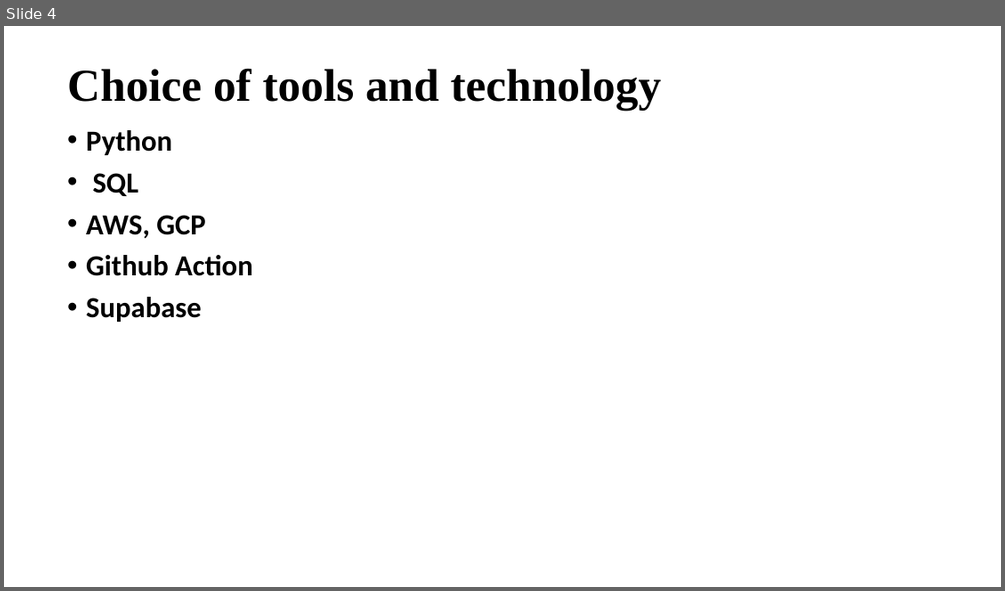
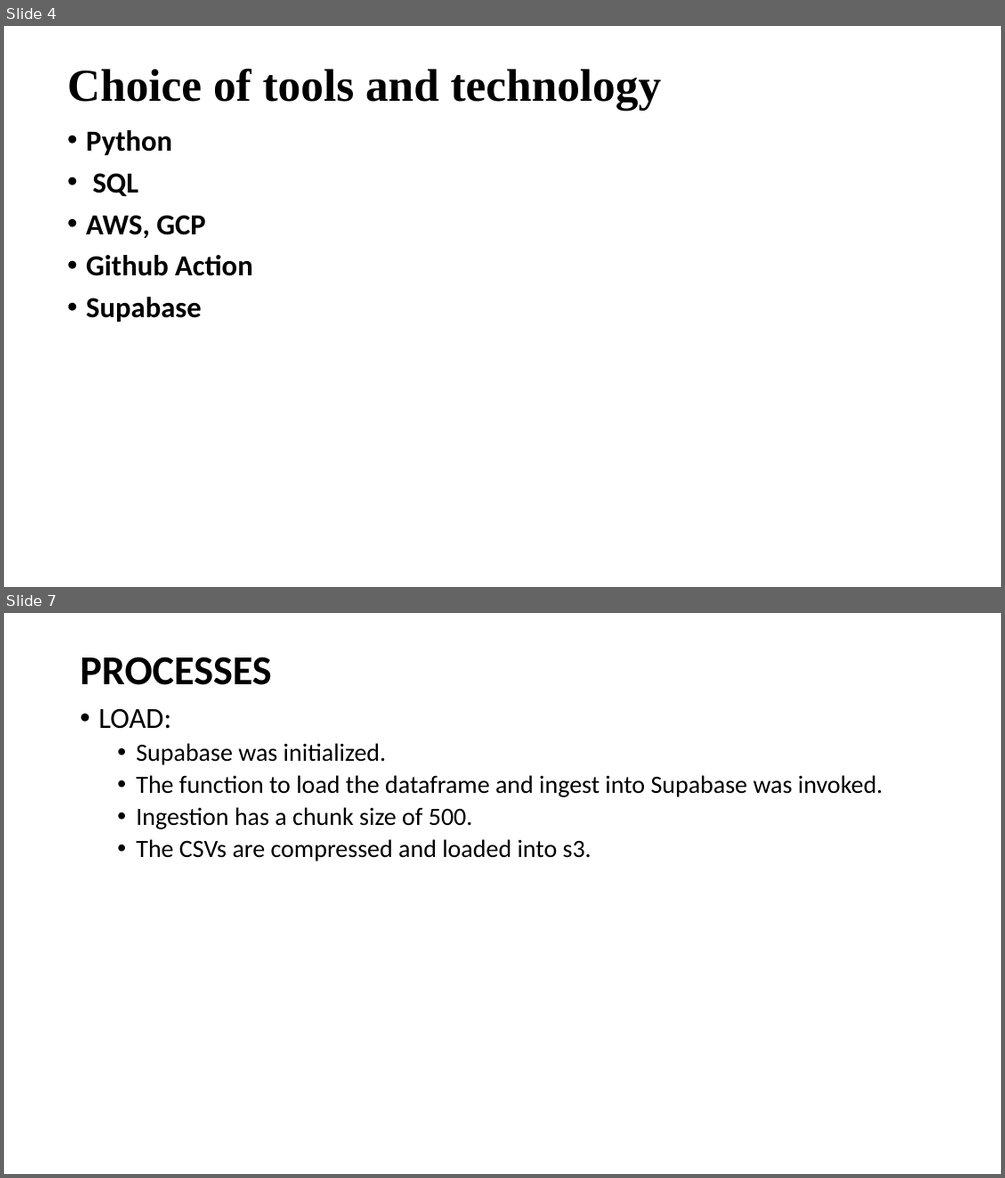
Before and after one commit to JosephItopa/cohort-2-final-de-project, a slide deck: slide/CDE COHORT – 2 PROJECT.pptx. Shown one above the other, each under a label of ours: slide 4 before the commit, slides 4 and 7 after it; the slides between them are not shown. The pictures are 1005x591 and 1005x1178 pixels, drawn with LibreOffice and Linux fonts; fonts in the diff are those of the drawing. Boxes give left, top, right and bottom in pixels: in the first picture for what was removed or moved away, otherwise in the second. Text is boxed around its words. In the diff, an @@ line names an element or a change of style, - is before the commit and + after.

```diff
--- a/slide/CDE COHORT – 2 PROJECT.pptx
+++ b/slide/CDE COHORT – 2 PROJECT.pptx
@@ slide 7 added at (4, 613, 1001, 1174), background #FFFFFF @@
@@ title added at (80, 657, 271, 685), 39.6 pt, text #000000, bold @@
+PROCESSES
@@ text added at (98, 708, 882, 861), 24 pt, text #000000 @@
+• LOAD:
+  • Supabase was initialized.
+  • The function to load the dataframe and ingest into Supabase was invoked.
+  • Ingestion has a chunk size of 500.
+  • The CSVs are compressed and loaded into s3.
```
Also in this commit, not shown: 3 other slides added, 1 slide removed, 3 other files.
